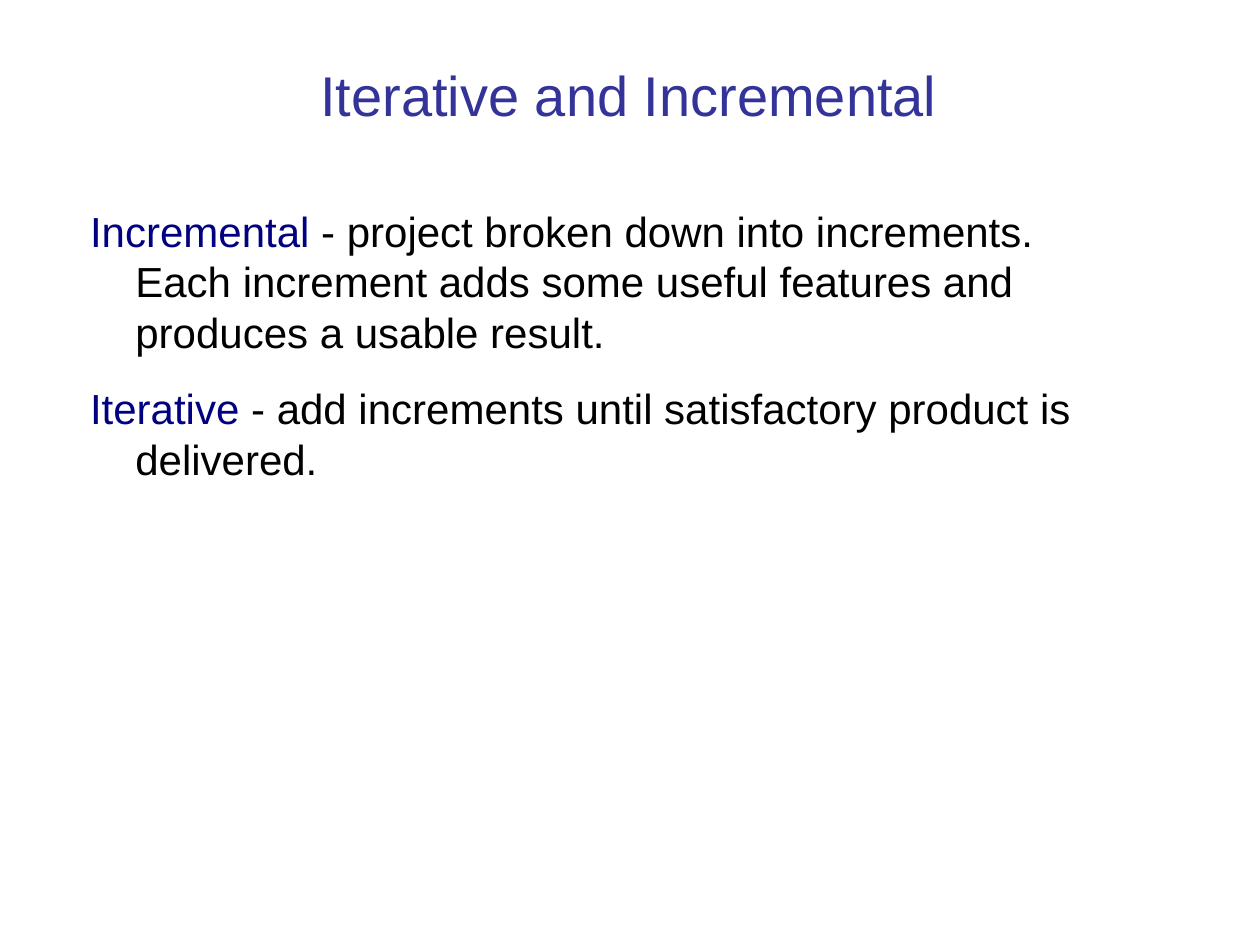
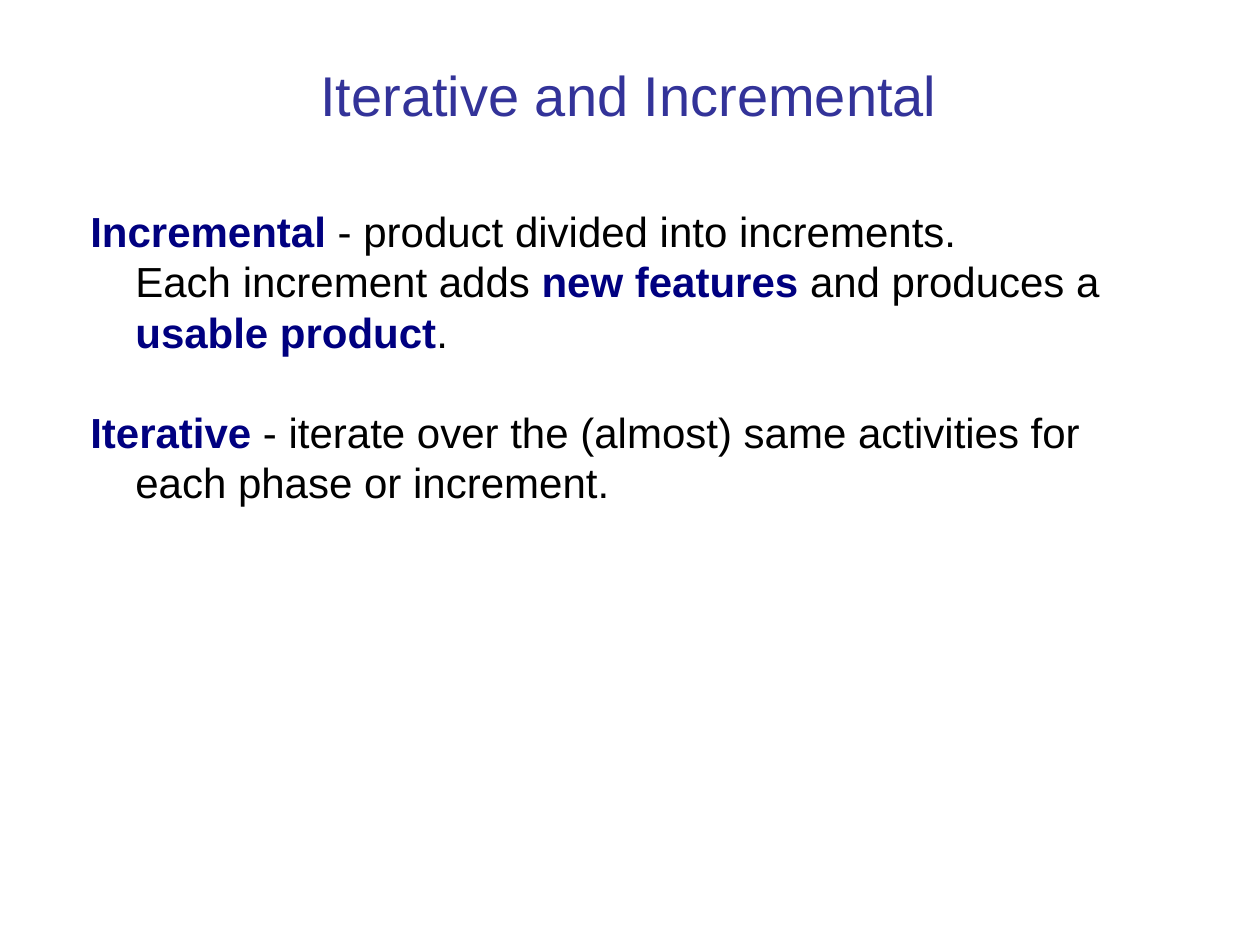
Before and after one commit to cpske/ISP, a slide deck: slide 32 of software-process/Introduction-software-process.ppt (slide 30 before the commit). Drawn at 1260x945 pixels with LibreOffice and Linux fonts; fonts in the diff are those of the drawing. Boxes give left, top, right and bottom in pixels: in the first picture for what was removed or moved away, otherwise in the second. Text is boxed around its words. In the diff, an @@ line names an element or a change of style, - is before the commit and + after.

```diff
--- a/software-process/Introduction-software-process.ppt
+++ b/software-process/Introduction-software-process.ppt
@@ text at (90,216,1099,506): text changed @@
-Incremental - project broken down into increments.
-Each increment adds some useful features and produces a usable result.
-Iterative - add increments until satisfactory product is delivered.
+Incremental - product divided into increments.
+Each increment adds new features and produces a usable product.
+Iterative - iterate over the (almost) same activities for each phase or increment.
```
Also in this commit, not shown: 23 other slides changed, 13 slides added, 23 slides removed, 4 other files.
